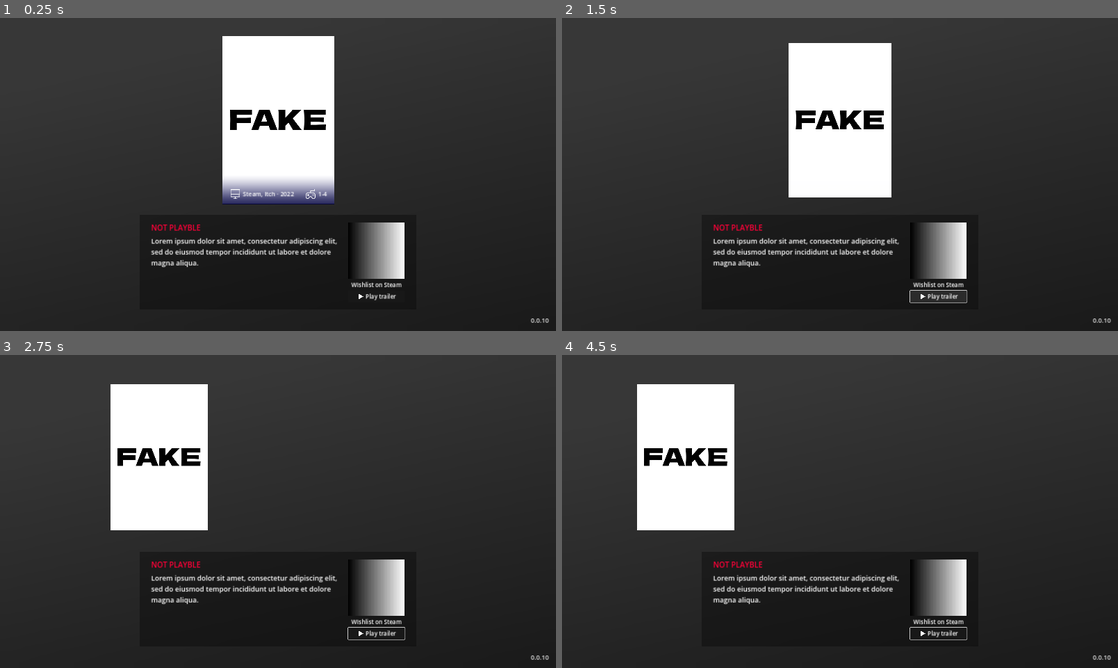
Above: before the commit, frames 1-4 (two rows, left to right).
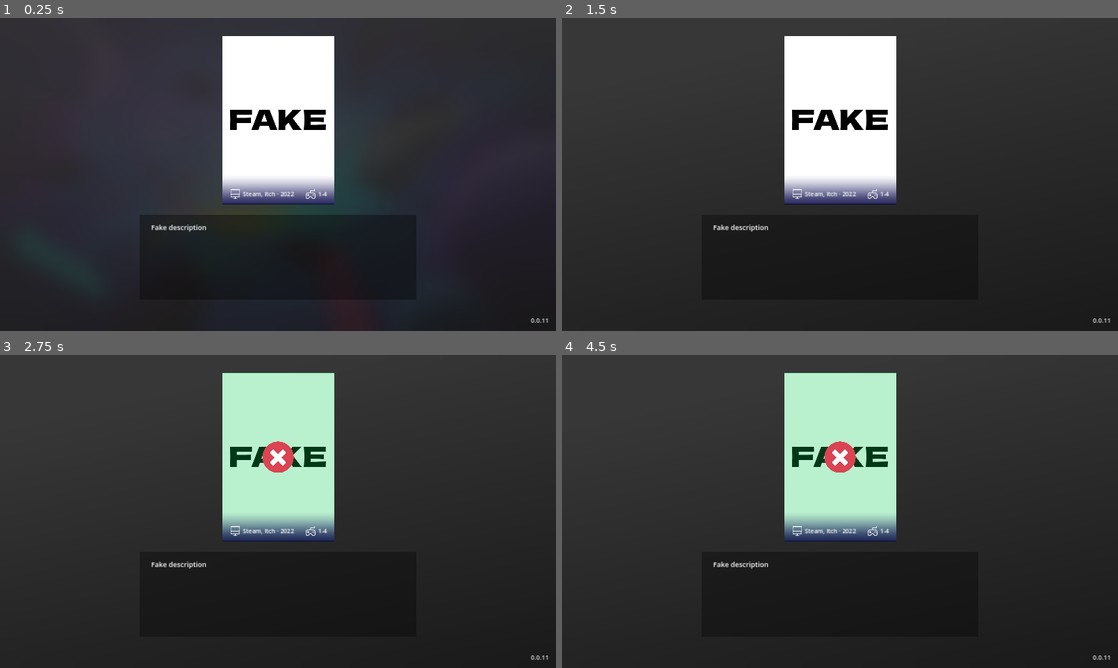
Above: after the commit, the same moments.

Repository: MrEliptik/game_launcher
Game: Godot game, scene res://scenes/app/app.tscn
Two runs of this game, one before a commit and one after it. Both use one fixed random seed, a clock stepped at 60 frames per second and the inputs below.
Inputs (mouse positions are in pixels of both pictures, inside the frame that each line leads up to):
- Up to frame 1 (0.25 s): no input
- Up to frame 2 (1.5 s): tap Enter at 0.5 s; move the mouse to (962, 158) at 0.52 s; hold Right (ui_right) 0.53-1.25 s; click (962, 158) at 0.67 s; click (940, 296) at 1.27 s
- Up to frame 3 (2.75 s): tap Space at 2 s; move the mouse to (166, 527) at 2.02 s; hold Left (ui_left) from 2.03 s (still down)
- Up to frame 4 (4.5 s): tap Enter at 2.75, 4.25 s; move the mouse to (895, 442) at 2.77 s; release Left (ui_left) at 2.78 s; hold Right (ui_right) 2.78-4.28 s; tap Space at 3.5 s; move the mouse to (812, 574) at 3.52 s; click (812, 574) at 3.67 s; move the mouse to (1006, 558) at 4.27 s; hold Left (ui_left) from 4.28 s (still down)

The runs differ from the first frame. In frame 1, 3.2% of the frame differs, in the area x 27-99%, y 55-98%; in frame 2, 5.8%; in frame 3, 22%; in frame 4, 22%, in the area x 13-99%, y 5-98%.
Error before the commit: Invalid assignment of property or key 'file' with value of type 'Nil' on a base object of type 'VideoStreamTheora'. (res://scenes/app/scripts/app.gd:300)

Commit message:
Fix not able to load video file as path was not localized correctly

Diff:
--- a/project.godot
+++ b/project.godot
@@ -11,7 +11,7 @@
 [application]
 
 config/name="Game launcher"
-config/version="0.0.10"
+config/version="0.0.11"
 config/tags=PackedStringArray("tool")
 run/main_scene="res://scenes/app/app.tscn"
 config/features=PackedStringArray("4.3", "GL Compatibility")
--- a/scenes/app/scripts/app.gd
+++ b/scenes/app/scripts/app.gd
@@ -235,7 +235,15 @@
 	dict["bg"] = dir.path_join(config.get_value("GAME", "background"))
 	dict["description"] = config.get_value("GAME", "description")
 	dict["players_nb"] = config.get_value("GAME", "players_nb")
-	dict["video"] = config.get_value("GAME", "video", null)
+	var video_path: String = config.get_value("GAME", "video", "")
+	# Check if video path is "local" to the launcher or a full path
+	# If basename is the same as video_path, it means it not a full path
+	# with subdirs, but the exe name alone
+	if video_path != "":
+		if video_path.get_file() != video_path:
+			dict["video"] = video_path
+		else:
+			dict["video"] = dir.path_join(video_path)
 	dict["release_date"] = config.get_value("GAME", "release_date")
 	dict["platforms"] = config.get_value("GAME", "platforms")
 	dict["arguments"] = config.get_value("GAME", "arguments")
@@ -293,7 +301,7 @@
 		DisplayServer.window_move_to_foreground()
 
 func on_game_btn_focused(who: Button) -> void:
-	if who.properties.has("video") and who.properties["video"] or who.properties["video"] != "":
+	if who.properties.has("video") and who.properties["video"] != "":
 		var video_stream_theora = VideoStreamTheora.new()
 		# File extension is ignored, so it is possible to load Ogg Theora videos
 		# that have an `.ogg` extension this way.
Not shown, changed: export_presets.cfg
